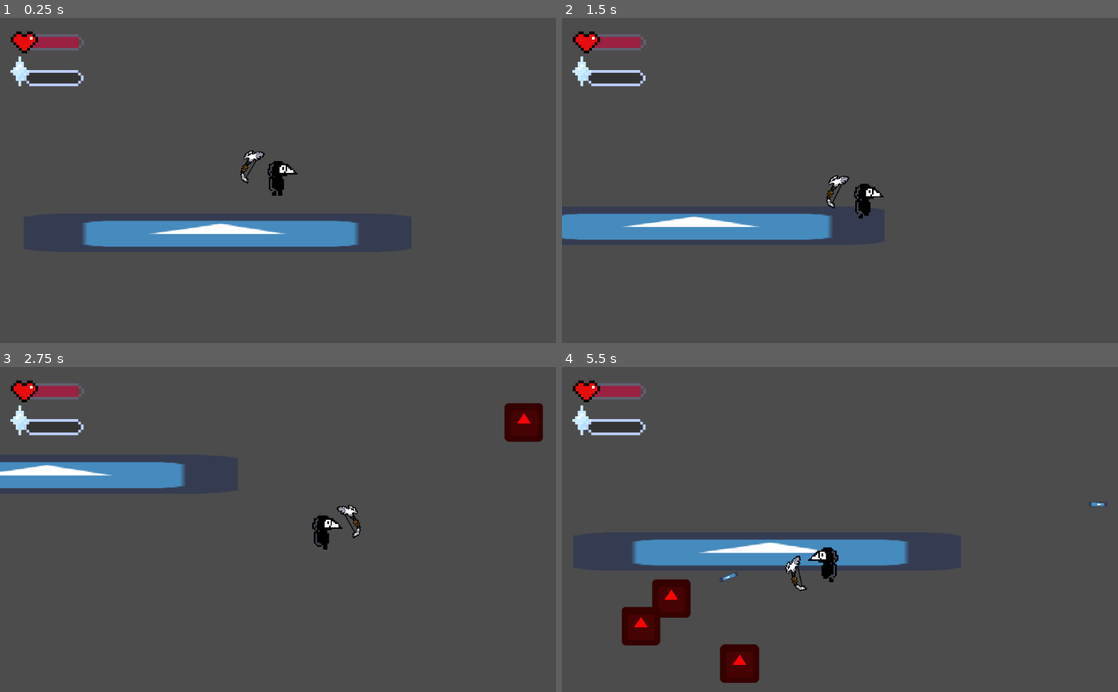
Above: before the commit, frames 1-4 (two rows, left to right).
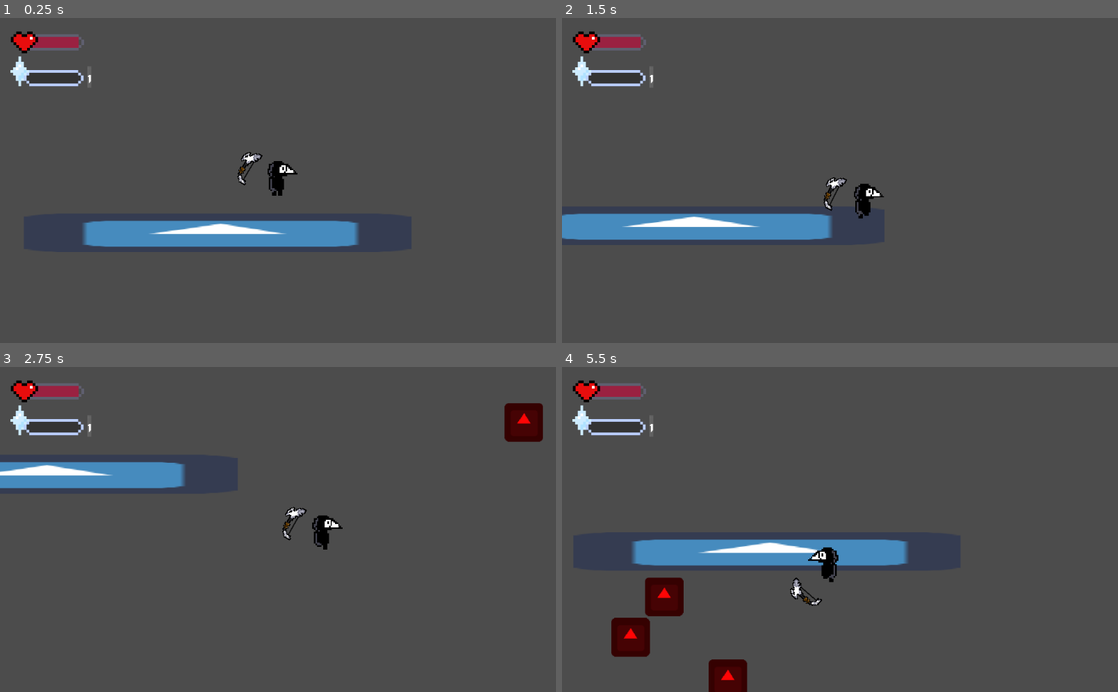
Above: after the commit, the same moments.

Repository: Takexin/Atividade-AC2-HG-3tri
Game: Godot game, scene res://scenes/main.tscn
The game is run twice, just before and just after one commit, with the same random seed, the same clock (stepped at 60 frames per second) and the same inputs. The engine's default icon, where the game draws it, is replaced by a stand-in: a white triangle on a blue panel in a dark square.
Inputs:
- Up to frame 1 (0.25 s): no input
- Up to frame 2 (1.5 s): tap Enter at 0.5 s; hold D (keyRight) 0.53-1.28 s; tap P (increaseSpeed) at 0.6, 1.35 s; hold S (keyDown) from 1.28 s (still down)
- Up to frame 3 (2.75 s): release S (keyDown) at 2.03 s; hold D (keyRight) from 2.03 s (still down); tap P (increaseSpeed) at 2.1 s
- Up to frame 4 (5.5 s): release D (keyRight) at 2.78 s; hold W (keyUp) 2.78-3.53 s; tap P (increaseSpeed) every 0.75 s from 2.85 to 5.1 s; hold A (keyLeft) 3.53-5.03 s; hold S (keyDown) from 5.03 s (still down)

The runs differ from the first frame. In frame 1, 0.2% of the frame differs, in the area x 15-48%, y 14-52%; in frame 2, 0.2%; in frame 3, 0.4%; in frame 4, 2.5%, in the area x 8-98%, y 14-100%.

Commit message:
melee system done

Diff:
--- a/scenes/Enemy.tscn
+++ b/scenes/Enemy.tscn
@@ -10,9 +10,7 @@
 [sub_resource type="RectangleShape2D" id=1]
 extents = Vector2( 32, 32 )
 
-[node name="KinematicBody2D" type="KinematicBody2D"]
-collision_layer = 3
-collision_mask = 3
+[node name="KinematicBody2D" type="KinematicBody2D" groups=["enemy"]]
 script = ExtResource( 2 )
 
 [node name="Sprite" type="Sprite" parent="."]
@@ -26,12 +24,13 @@
 wait_time = 0.5
 
 [node name="Area2D" type="Area2D" parent="."]
-collision_layer = 3
-collision_mask = 3
 
 [node name="CollisionShape2D" type="CollisionShape2D" parent="Area2D"]
 scale = Vector2( 1.2, 1.2 )
 shape = SubResource( 1 )
 
+[node name="Damageflicker" type="Timer" parent="."]
+
 [connection signal="timeout" from="Timer" to="." method="_on_Timer_timeout"]
 [connection signal="body_entered" from="Area2D" to="." method="_on_Area2D_body_entered"]
+[connection signal="timeout" from="Damageflicker" to="." method="_on_Damageflicker_timeout"]
--- a/scenes/character.tscn
+++ b/scenes/character.tscn
@@ -1,13 +1,13 @@
-[gd_scene load_steps=16 format=2]
+[gd_scene load_steps=17 format=2]
 
 [ext_resource path="res://assets/images/walkCycle.png" type="Texture" id=1]
 [ext_resource path="res://scripts/character.gd" type="Script" id=2]
 [ext_resource path="res://scenes/weakpons/bow.tscn" type="PackedScene" id=3]
-[ext_resource path="res://scripts/healthBar.gd" type="Script" id=4]
+[ext_resource path="res://assets/fonts/Jacquard24Charted-Regular.ttf" type="DynamicFontData" id=4]
 [ext_resource path="res://assets/images/healthBar1.png" type="Texture" id=5]
 [ext_resource path="res://assets/images/barra xp.png" type="Texture" id=6]
 [ext_resource path="res://assets/bars/character.tres" type="Theme" id=7]
-[ext_resource path="res://scripts/xpBar.gd" type="Script" id=8]
+[ext_resource path="res://scenes/weakpons/Axe.tscn" type="PackedScene" id=8]
 
 [sub_resource type="RectangleShape2D" id=2]
 extents = Vector2( 32, 32 )
@@ -45,8 +45,14 @@
 [sub_resource type="StyleBoxFlat" id=8]
 bg_color = Color( 0.701961, 0.894118, 0.929412, 1 )
 
-[node name="KinematicBody2D" type="KinematicBody2D"]
+[sub_resource type="DynamicFont" id=9]
+size = 40
+outline_color = Color( 0, 0, 0, 1 )
+font_data = ExtResource( 4 )
+
+[node name="KinematicBody2D" type="KinematicBody2D" groups=["player"]]
 collision_layer = 257
+collision_mask = 3
 script = ExtResource( 2 )
 
 [node name="Sprite" type="Sprite" parent="."]
@@ -77,7 +83,8 @@
 anims/walk = SubResource( 3 )
 
 [node name="bow" parent="." instance=ExtResource( 3 )]
-weaponCooldown = 1.0
+position = Vector2( -4, 4 )
+scale = Vector2( 1.01222, 1 )
 
 [node name="Area2D" type="Area2D" parent="."]
 collision_layer = 4
@@ -86,10 +93,6 @@
 [node name="CollisionShape2D" type="CollisionShape2D" parent="Area2D"]
 scale = Vector2( 13, 13 )
 shape = SubResource( 4 )
-
-[node name="Control" type="Control" parent="."]
-margin_right = 40.0
-margin_bottom = 40.0
 
 [node name="CanvasLayer" type="CanvasLayer" parent="."]
 
@@ -101,9 +104,9 @@
 margin_bottom = 57.0
 theme = ExtResource( 7 )
 percent_visible = false
-script = ExtResource( 4 )
 
 [node name="xpBar" type="ProgressBar" parent="CanvasLayer"]
+pause_mode = 1
 margin_left = 49.0
 margin_top = 101.0
 margin_right = 149.0
@@ -111,8 +114,8 @@
 theme = SubResource( 7 )
 theme_type_variation = "yes"
 custom_styles/fg = SubResource( 8 )
+max_value = 3.0
 percent_visible = false
-script = ExtResource( 8 )
 
 [node name="healthSprite" type="Sprite" parent="CanvasLayer"]
 position = Vector2( 90, 55 )
@@ -124,6 +127,17 @@
 scale = Vector2( 5, 5 )
 texture = ExtResource( 6 )
 
+[node name="Label" type="Label" parent="CanvasLayer"]
+margin_left = 161.0
+margin_top = 89.0
+margin_right = 201.0
+margin_bottom = 130.0
+rect_scale = Vector2( 1, 0.981809 )
+custom_fonts/font = SubResource( 9 )
+text = "1"
+
+[node name="melee" parent="." instance=ExtResource( 8 )]
+
 [connection signal="timeout" from="Timer" to="." method="_on_Timer_timeout"]
 [connection signal="timeout" from="Timer2" to="." method="_on_Timer2_timeout"]
 [connection signal="body_entered" from="Area2D" to="." method="_on_Area2D_body_entered"]
--- a/scenes/main.tscn
+++ b/scenes/main.tscn
@@ -16,8 +16,6 @@
 
 [node name="character" parent="." instance=ExtResource( 1 )]
 position = Vector2( 461, 269 )
-collision_layer = 2
-collision_mask = 2
 
 [node name="EnemySpawn1" type="Node2D" parent="character"]
 position = Vector2( -632, 233 )
--- a/scenes/orbXP.tscn
+++ b/scenes/orbXP.tscn
@@ -7,7 +7,7 @@
 extents = Vector2( 12, 12 )
 
 [node name="KinematicBody2D" type="KinematicBody2D"]
-collision_layer = 270
+collision_layer = 0
 collision_mask = 270
 script = ExtResource( 2 )
 
--- /dev/null
+++ b/scenes/weakpons/Axe.tscn
@@ -0,0 +1,68 @@
+[gd_scene load_steps=6 format=2]
+
+[ext_resource path="res://assets/images/machado.png" type="Texture" id=2]
+[ext_resource path="res://scripts/meleeTemplate.gd" type="Script" id=3]
+
+[sub_resource type="RectangleShape2D" id=3]
+extents = Vector2( 5.22222, 5.15121 )
+
+[sub_resource type="RectangleShape2D" id=1]
+extents = Vector2( 9.51959, 5.93333 )
+
+[sub_resource type="Animation" id=2]
+length = 0.5
+tracks/0/type = "value"
+tracks/0/path = NodePath("Sprite:frame")
+tracks/0/interp = 1
+tracks/0/loop_wrap = true
+tracks/0/imported = false
+tracks/0/enabled = true
+tracks/0/keys = {
+"times": PoolRealArray( 0, 0.2 ),
+"transitions": PoolRealArray( 1, 1 ),
+"update": 1,
+"values": [ 1, 2 ]
+}
+
+[node name="melee" type="Node2D"]
+script = ExtResource( 3 )
+weaponCooldown = 5.0
+
+[node name="Sprite" type="Sprite" parent="."]
+visible = false
+position = Vector2( 65, 0 )
+scale = Vector2( 3, 3 )
+z_index = 1
+texture = ExtResource( 2 )
+hframes = 2
+vframes = 2
+frame = 2
+
+[node name="SpriteArea2D" type="Area2D" parent="Sprite"]
+collision_layer = 3
+collision_mask = 3
+monitoring = false
+
+[node name="CollisionShape2D" type="CollisionShape2D" parent="Sprite/SpriteArea2D"]
+position = Vector2( -1, -0.500001 )
+scale = Vector2( 3, 3.009 )
+shape = SubResource( 3 )
+
+[node name="Area2D" type="Area2D" parent="."]
+scale = Vector2( 1.00474, 0.785457 )
+
+[node name="CollisionShape2D" type="CollisionShape2D" parent="Area2D"]
+scale = Vector2( 12, 11.975 )
+shape = SubResource( 1 )
+
+[node name="shootCooldown" type="Timer" parent="."]
+
+[node name="AnimationPlayer" type="AnimationPlayer" parent="."]
+playback_speed = 0.5
+anims/swing = SubResource( 2 )
+
+[connection signal="body_entered" from="Sprite/SpriteArea2D" to="." method="_on_SpriteArea2D_body_entered"]
+[connection signal="body_entered" from="Area2D" to="." method="_on_Area2D_body_entered"]
+[connection signal="body_exited" from="Area2D" to="." method="_on_Area2D_body_exited"]
+[connection signal="timeout" from="shootCooldown" to="." method="_on_shootCooldown_timeout"]
+[connection signal="animation_finished" from="AnimationPlayer" to="." method="_on_AnimationPlayer_animation_finished"]
--- a/scenes/weakpons/bow.tscn
+++ b/scenes/weakpons/bow.tscn
@@ -4,11 +4,11 @@
 [ext_resource path="res://scripts/bowWeapon.gd" type="Script" id=2]
 
 [sub_resource type="RectangleShape2D" id=1]
-extents = Vector2( 18.1396, 10 )
+extents = Vector2( 9.51959, 5.93333 )
 
 [node name="bow" type="Node2D"]
 script = ExtResource( 2 )
-weaponCooldown = 0.1
+weaponCooldown = 1.0
 
 [node name="Sprite" type="Sprite" parent="."]
 position = Vector2( 65, 0 )
@@ -18,8 +18,7 @@
 [node name="Area2D" type="Area2D" parent="."]
 
 [node name="CollisionShape2D" type="CollisionShape2D" parent="Area2D"]
-position = Vector2( 5.18747, 0 )
-scale = Vector2( 30, 30 )
+scale = Vector2( 40, 40 )
 shape = SubResource( 1 )
 
 [node name="shootCooldown" type="Timer" parent="."]
--- a/scenes/weakpons/projectile.tscn
+++ b/scenes/weakpons/projectile.tscn
@@ -6,7 +6,8 @@
 [sub_resource type="RectangleShape2D" id=1]
 extents = Vector2( 4, 16 )
 
-[node name="projectile" type="KinematicBody2D"]
+[node name="projectile" type="KinematicBody2D" groups=["weapon"]]
+scale = Vector2( 0.972979, 1.41799 )
 script = ExtResource( 1 )
 
 [node name="CollisionShape2D" type="CollisionShape2D" parent="."]
--- a/scripts/Enemy.gd
+++ b/scripts/Enemy.gd
@@ -6,9 +6,9 @@
 onready var timer = get_node("Timer")
 export var health = 100
 var xpScene = load("res://scenes/orbXP.tscn")
-
+var direction
 func move_towards_player(player_position, delta, player):
-	var direction = (player_position - position).normalized()
+	direction = (player_position - position).normalized()
 	var collision = move_and_collide(direction * speed, delta)
 	if(collision and canDamage and (collision.get_collider() == player)):
 		emit_signal("damage")
@@ -25,17 +25,26 @@
 
 func _on_Timer_timeout():
 	canDamage = true
-
+func takeDamage():
+	health-=30
+	position -= direction * 30
+	$Sprite.modulate = Color(255,255,255)
+	$Damageflicker.start(0.1)
+	if health <=0:
+		var xpInstance = xpScene.instance()
+		xpInstance.position = self.position
+		xpInstance.xpAmmount = 3
+		xpInstance.set_name("orbXP")
+		get_parent().add_child(xpInstance, true)
+		self.queue_free()
 
 func _on_Area2D_body_entered(body):
 	var projectileName = "projectile"
-	if body.get_name().substr(0, projectileName.length()) == projectileName:
-		body.queue_free()
-		health-=30
-		if health <=0:
-			var xpInstance = xpScene.instance()
-			xpInstance.position = self.position
-			xpInstance.xpAmmount = 3
-			xpInstance.set_name("orbXP")
-			get_parent().add_child(xpInstance, true)
-			self.queue_free()
+	var meleeName = "Sprite"
+	#$if body.get_name().substr(0, projectileName.length()) == projectileName:
+	#	body.queue_free()
+	#	takeDamage()
+
+
+func _on_Damageflicker_timeout():
+	$Sprite.modulate = Color(1,1,1)
--- a/scripts/bow.gd
+++ b/scripts/bow.gd
@@ -13,7 +13,8 @@
 	var collision = move_and_collide(direction * 10, delta)
 	var enemyName = "Enemy"
 	if collision:
-		if !(collision.collider.get_name().substr(0, enemyName.length()) == enemyName):
+		if (collision.collider.is_in_group("enemy")):
+			collision.collider.takeDamage()
 			self.queue_free()
 func _on_Timer_timeout():
 	$Sprite.visible = true
--- a/scripts/character.gd
+++ b/scripts/character.gd
@@ -14,15 +14,21 @@
 var enemyName = "Enemy"
 
 
-func levelUp():
-	level += 1
-	xp = 0
-	xpNeeded += xpNeeded*0.5 #50% increase each level
 
 
 func _ready():
 	$CanvasLayer/healthBar.max_value = health
 	$CanvasLayer/healthBar.value = health
+	$CanvasLayer/xpBar.max_value = xpNeeded
+
+func levelUp():
+	level += 1
+	xp = 0
+	xpNeeded += xpNeeded*0.5 #50% increase each level
+	$CanvasLayer/xpBar.value = xp
+	$CanvasLayer/xpBar.max_value = xpNeeded
+	$CanvasLayer/Label.text = String(level)
+
 func _process(delta):
 	if get_tree().get_root().get_node("main").get_children():
 		for child in get_tree().get_root().get_node("main").get_children():
@@ -85,6 +91,7 @@
 	if body.get_name().substr(0, orb.length()) == orb:
 		emit_signal("foundOrb")
 		xp += body.xpAmmount
+		$CanvasLayer/xpBar.value = xp
 		print(xp)
 		if xp >= xpNeeded:
 			levelUp()
--- a/scripts/healthBar.gd
+++ /dev/null
@@ -1,8 +0,0 @@
-extends ProgressBar
-
-onready var player = get_parent().get_parent().get_node("character")
-func _ready():
-	pass
-func process():
-	if player:
-		self.value = player.health
--- /dev/null
+++ b/scripts/meleeTemplate.gd
@@ -0,0 +1,63 @@
+extends Node2D
+onready var player = get_parent().get_node(".")
+var projectileScene = load("res://scenes/weakpons/projectile.tscn")
+
+export var weaponCooldown:float = 0
+var isLookingAt = false
+var lookAtPos = Vector2(0,0)
+var lookAtNode = Node2D
+var canShoot = true
+var enemyQueue = []
+func _ready():
+	pass
+func attack(body: Node):
+	if canShoot and body:
+		$AnimationPlayer.play("swing")
+		$Sprite.visible = true
+		$Sprite/SpriteArea2D.monitoring = true
+		canShoot = false
+		$shootCooldown.start(weaponCooldown)
+	else:
+		isLookingAt = false
+func _on_shootCooldown_timeout():
+
+	canShoot=true
+	attack(lookAtNode)
+
+func _process(delta):
+	look_at(lookAtPos)
+	if player:
+		if(lookAtPos < player.position and canShoot == false):
+			$Sprite.scale.y = -3
+		else:
+			$Sprite.scale.y = 3
+func lookAt(body: Node2D):
+	if body:
+		isLookingAt = true
+		lookAtPos = body.position
+		lookAtNode = body
+		attack(body)
+	else:
+		isLookingAt = false
+
+func _on_Area2D_body_entered(body):
+	var enemyName = "Enemy"
+	if body.get_name().substr(0, enemyName.length()) == enemyName:
+		enemyQueue.push_back(body)
+		lookAt(enemyQueue.front())
+
+func _on_Area2D_body_exited(body):
+	enemyQueue.erase(body)
+
+func _on_SpriteArea2D_body_entered(body):
+	if body.is_in_group("enemy"):
+		print("found enemy")
+		body.takeDamage()
+
+
+func _on_AnimationPlayer_animation_finished(anim_name):
+
+	$Sprite/SpriteArea2D.monitoring = false
+	$AnimationPlayer.stop()
+	$Sprite.visible = false
+	$Sprite.frame = 2
--- a/scripts/xpBar.gd
+++ /dev/null
@@ -1,17 +0,0 @@
-extends ProgressBar
-
-onready var player = get_parent().get_parent().get_node("character")
-
-
-# Called when the node enters the scene tree for the first time.
-func _ready():
-	pass
-func _process(delta):
-	if player:
-		print()
-		self.value = player.xp
-		self.max_value = player.xpNeeded
-
-# Called every frame. 'delta' is the elapsed time since the previous frame.
-#func _process(delta):
-#	pass
Binary file added: assets/fonts/Jacquard24Charted-Regular.ttf
Binary file added: assets/images/machado.png
Not shown, added: assets/images/machado.png.import
